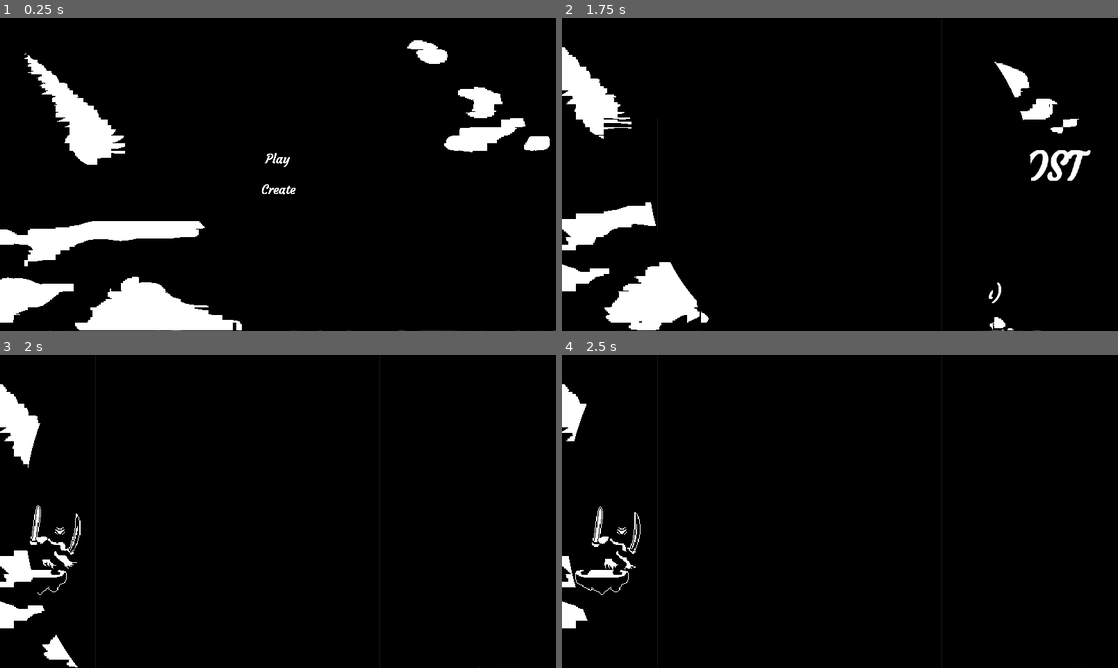
Above: before the commit, frames 1-4 (two rows, left to right).
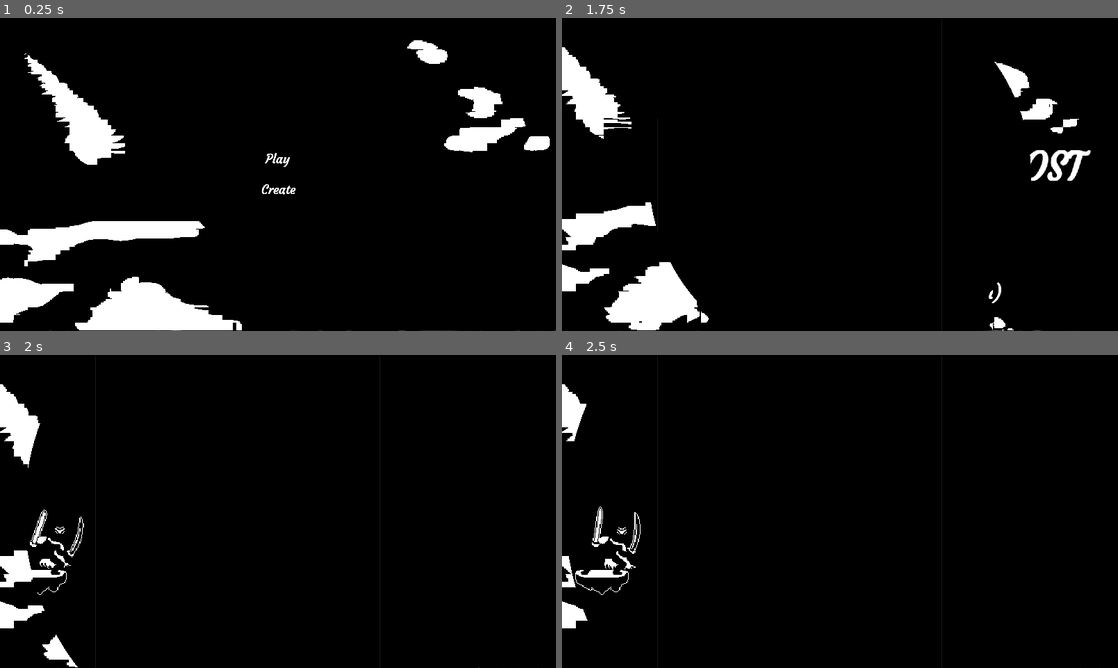
Above: after the commit, the same moments.

Repository: senseibobo/audiocity
Game: Godot game, scene res://Menu/Main.tscn
Same seed, same stepped clock (60 frames per second), same inputs: the game is played once before the commit and once after it. The engine's default icon, where the game draws it, is replaced by a stand-in: a white triangle on a blue panel in a dark square. Sound files missing from this copy of the repository are replaced by a short silence.
Inputs (mouse positions are in pixels of both pictures, inside the frame that each line leads up to):
- Up to frame 1 (0.25 s): no input
- Up to frame 2 (1.75 s): click "Play" at 0.5 s; move the mouse to (962, 158) at 1.27 s; hold D (editor_right) from 1.28 s (still down); click (962, 158) at 1.35 s
- Up to frame 3 (2 s): keep holding D (editor_right)
- Up to frame 4 (2.5 s): release D (editor_right) at 2 s; drag from (728, 527) to (812, 574) at 2.02 s

Frames 1-2 are identical in both runs. In frame 3, 0.4% of the frame differs, in the area x 5-16%, y 48-69%; in frame 4, nothing differs.

Commit message:
upaadate

Diff:
--- a/Editor/Editor.gd
+++ b/Editor/Editor.gd
@@ -276,6 +276,7 @@
 		selected_wisps.append_array(wisps)
 	else:
 		selected_wisps = wisps
+	show_wisp_info(selected_wisps[0])
 
 func deselect_wisp(wisp: Wisp):
 	selected_wisps.erase(wisp)
--- a/Game/Player/Player.tscn
+++ b/Game/Player/Player.tscn
@@ -118,7 +118,7 @@
 position = Vector2( -1, 11 )
 scale = Vector2( 2, 2 )
 frames = SubResource( 6 )
-frame = 3
+frame = 2
 playing = true
 
 [node name="SlideParticles" type="Particles2D" parent="."]
